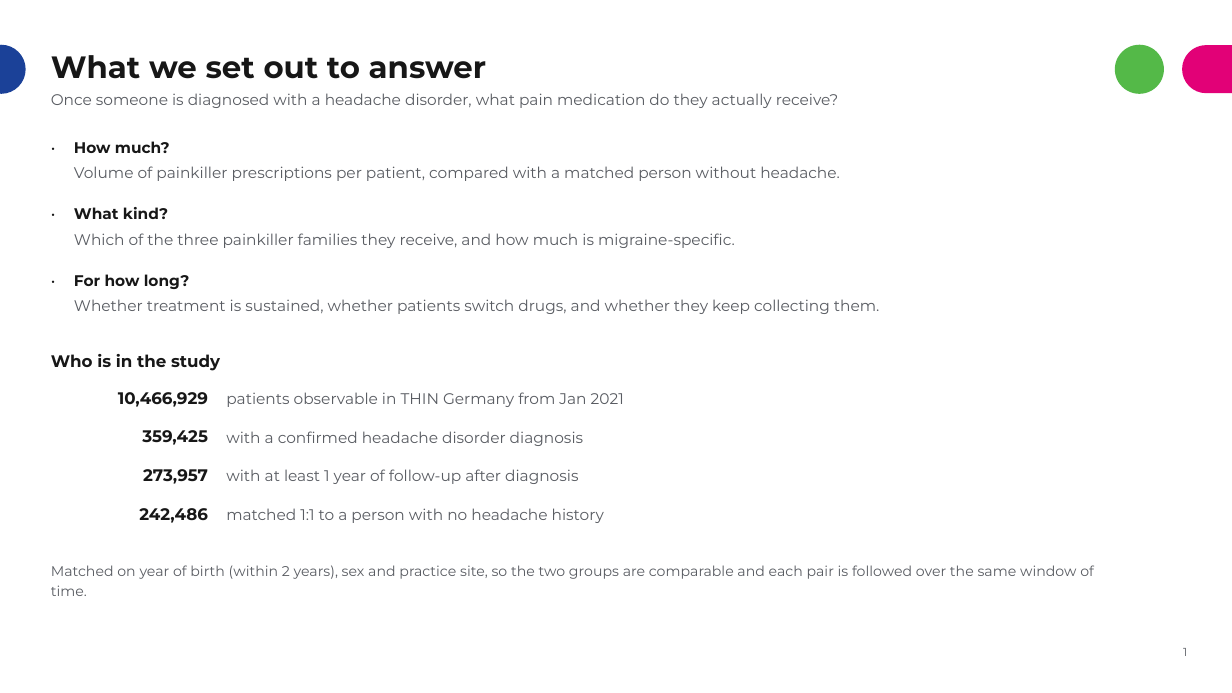
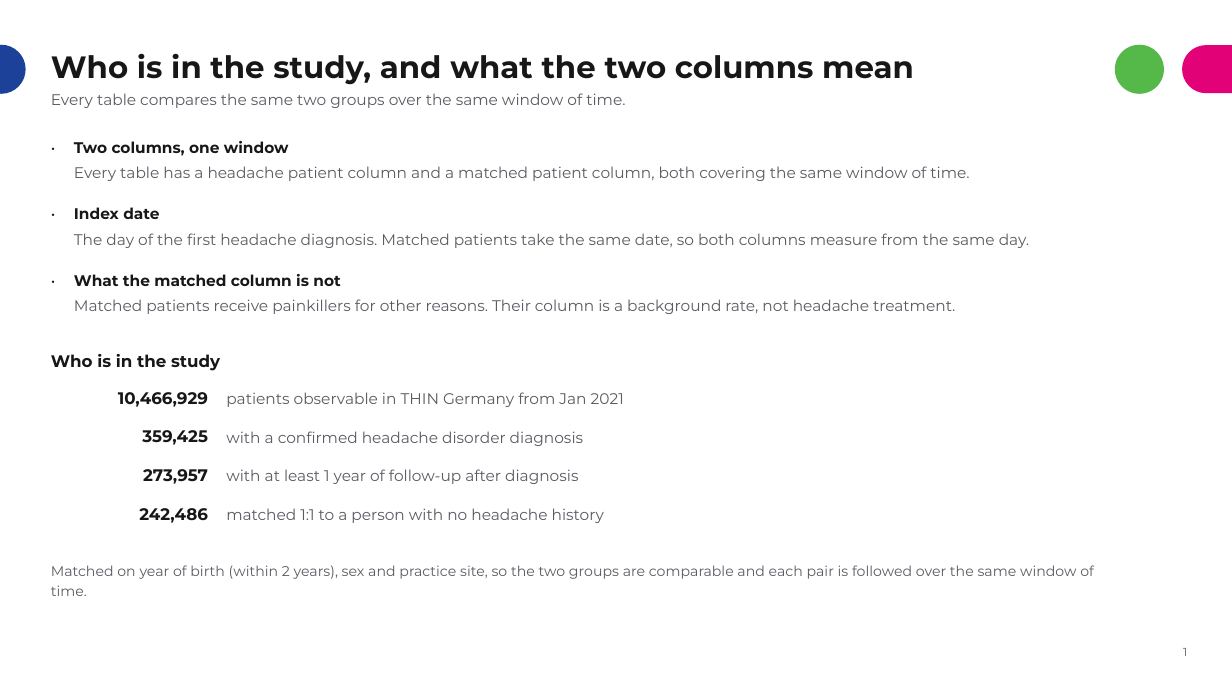
Before and after one commit to rj-irvine/de-migraine, a slide deck: slide 1 of documents/DE_Migraine_Treatment_Patterns_Summary.pptx (slide 2 before the commit). Drawn at 1232x693 pixels with LibreOffice and Linux fonts; fonts in the diff are those of the drawing. Boxes give left, top, right and bottom in pixels: in the first picture for what was removed or moved away, otherwise in the second. Text is boxed around its words. In the diff, an @@ line names an element or a change of style, - is before the commit and + after.

```diff
--- a/documents/DE_Migraine_Treatment_Patterns_Summary.pptx
+++ b/documents/DE_Migraine_Treatment_Patterns_Summary.pptx
@@ title at box(51, 53, 914, 85): text changed @@
-What we set out to answer
+Who is in the study, and what the two columns mean
@@ text at box(51, 93, 625, 108): text changed @@
-Once someone is diagnosed with a headache disorder, what pain medication do they actually receive?
+Every table compares the same two groups over the same window of time.
@@ text at box(74, 141, 289, 156): text changed @@
-How much?
+Two columns, one window
@@ text at box(74, 166, 969, 181): text changed @@
-Volume of painkiller prescriptions per patient, compared with a matched person without headache.
+Every table has a headache patient column and a matched patient column, both covering the same window of time.
@@ text at box(74, 207, 159, 219): text changed @@
-What kind?
+Index date
@@ text at box(74, 233, 1029, 248): text changed @@
-Which of the three painkiller families they receive, and how much is migraine-specific.
+The day of the first headache diagnosis. Matched patients take the same date, so both columns measure from the same day.
@@ text at box(74, 274, 340, 286): text changed @@
-For how long?
+What the matched column is not
@@ text at box(74, 299, 955, 314): text changed @@
-Whether treatment is sustained, whether patients switch drugs, and whether they keep collecting them.
+Matched patients receive painkillers for other reasons. Their column is a background rate, not headache treatment.
```
Also in this commit, not shown: 6 other slides changed, 4 slides removed.
